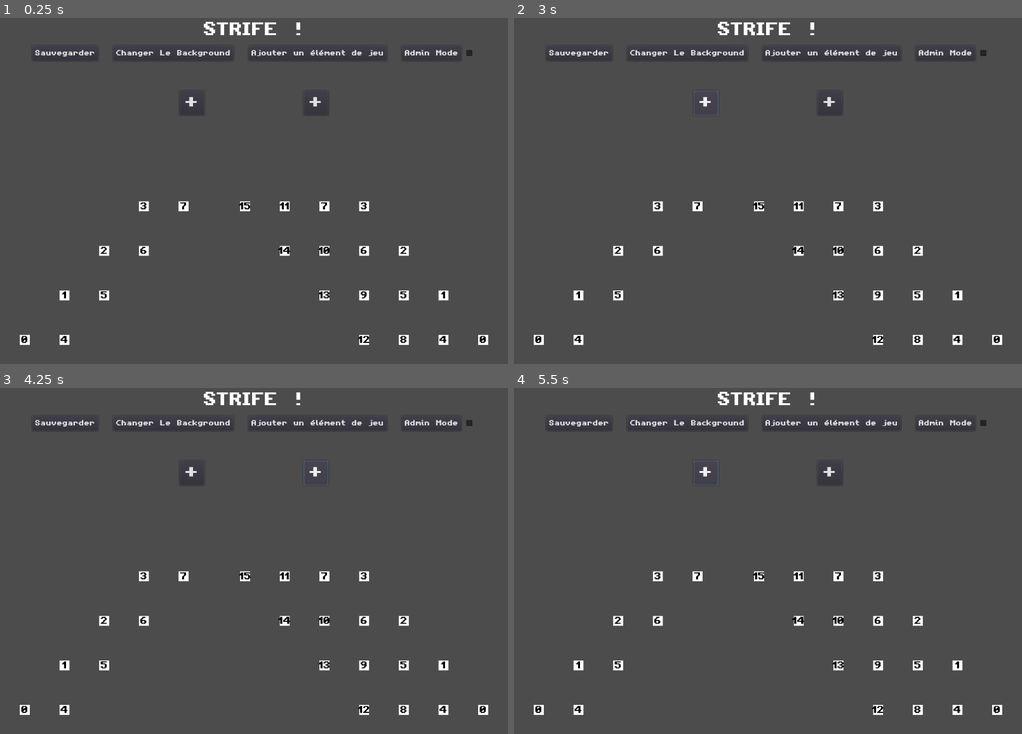
Above: before the commit, frames 1-4 (two rows, left to right).
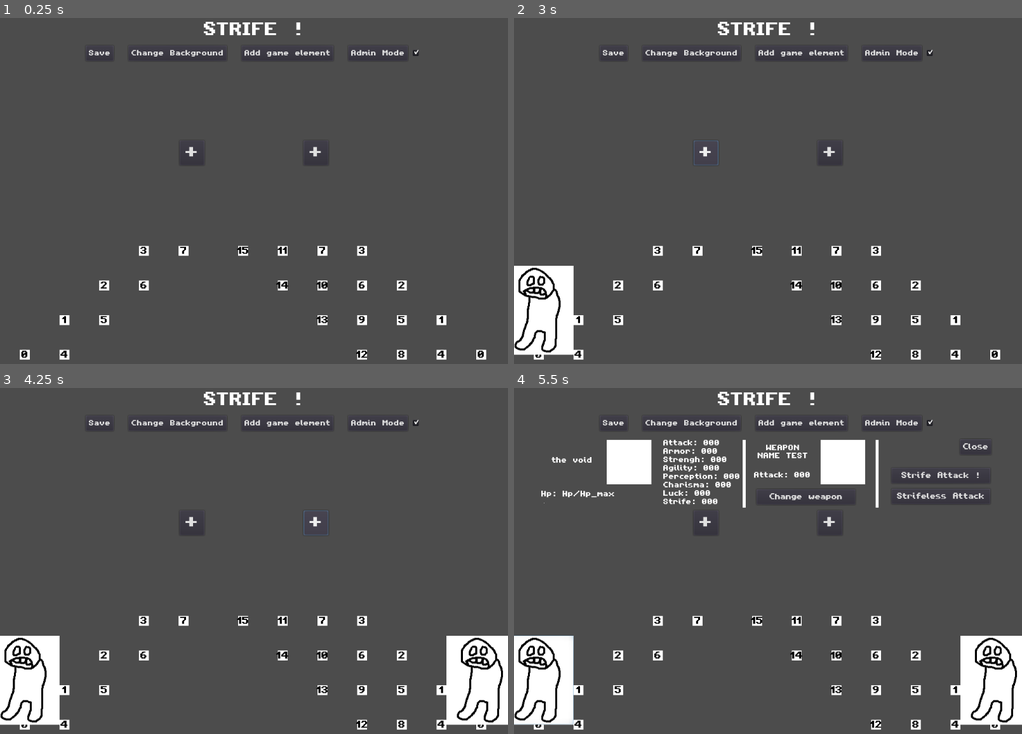
Above: after the commit, the same moments.

Repository: BrownieZoulou/SburbAdventure
Game: Godot game, scene res://Scenes/Strife.tscn
Two runs of this game, one before a commit and one after it. Both use one fixed random seed, a clock stepped at 60 frames per second and the inputs below. The project has no main scene, so this scene is started directly.
Inputs (mouse positions are in pixels of both pictures, inside the frame that each line leads up to):
- Up to frame 1 (0.25 s): no input
- Up to frame 2 (3 s): click "Sauvegarder" (after the commit: "Save") at 0.5 s; click "Changer Le Background" (after the commit: "Change Background") at 1.25 s; click "Ajouter un élément de jeu" (after the commit: "Add game element") at 2 s; click "+" at 2.75 s
- Up to frame 3 (4.25 s): click "+" at 3.5 s
- Up to frame 4 (5.5 s): click (539, 678) at 4.27 s; click "+" (after the commit: "Change weapon") at 5 s

The runs differ from the first frame. In frame 1, 3.4% of the frame differs, in the area x 3-97%, y 9-99%; in frame 2, 6.3%; in frame 3, 9.2%; in frame 4, 14%, in the area x 0-100%, y 9-99%.

Commit message:
creating entity and fixing strife_scene

Diff:
--- /dev/null
+++ b/Nodes/Entity/Entity.gd
@@ -0,0 +1,33 @@
+extends Node2D
+
+onready var strife_scene = get_tree().get_current_scene()
+
+var entity_name = "the void"
+var profile_pic = ""
+var hp = 1
+var attack = 1
+var armor = 1
+var weapon = "void weapon"
+var weapon_profile_pic = ""
+var weapon_attack = 1
+var strengh = 1
+var perception = 1
+var agility = 1
+var charisma = 1
+var luck = 1
+var strife = 1
+
+func _ready():
+	z_index = global_position.y
+
+func Attack(target) :
+	target.GetHit(attack)
+
+func AttackWithWeapon(target) :
+	target.GetHit(attack + weapon_attack)
+
+func GetHit(damage) :
+	if(damage - armor > 0) : hp -= (damage - armor)
+
+func _on_Button_button_down():
+	strife_scene.Toggle_entity_focus(self)
--- /dev/null
+++ b/Nodes/Entity/Entity.tscn
@@ -0,0 +1,20 @@
+[gd_scene load_steps=3 format=2]
+
+[ext_resource path="res://Nodes/Entity/Entity.gd" type="Script" id=1]
+[ext_resource path="res://Sprites/VoidSprite.png" type="Texture" id=2]
+
+[node name="Entity" type="Node2D"]
+script = ExtResource( 1 )
+
+[node name="Sprite" type="Sprite" parent="."]
+texture = ExtResource( 2 )
+centered = false
+offset = Vector2( -70, -180 )
+
+[node name="Button" type="Button" parent="."]
+margin_left = -68.0
+margin_top = -181.0
+margin_right = 70.0
+margin_bottom = -1.0
+flat = true
+[connection signal="button_down" from="Button" to="." method="_on_Button_button_down"]
--- /dev/null
+++ b/Nodes/Entity/EntityShower.tscn
@@ -0,0 +1,197 @@
+[gd_scene load_steps=6 format=2]
+
+[ext_resource path="res://Scenes/EntityShower.gd" type="Script" id=1]
+[ext_resource path="res://Ressources/Fonts/amiga4ever.ttf" type="DynamicFontData" id=2]
+[ext_resource path="res://Sprites/PlaceHolder.png" type="Texture" id=3]
+
+[sub_resource type="DynamicFont" id=1]
+size = 12
+font_data = ExtResource( 2 )
+
+[sub_resource type="DynamicFont" id=2]
+size = 13
+font_data = ExtResource( 2 )
+
+[node name="EntityShower" type="Control"]
+editor/display_folded = true
+visible = false
+anchor_right = 1.0
+margin_top = 123.78
+margin_bottom = 264.78
+script = ExtResource( 1 )
+
+[node name="Name" type="Label" parent="."]
+margin_left = 60.4184
+margin_top = 18.8266
+margin_right = 176.418
+margin_bottom = 63.8266
+custom_fonts/font = SubResource( 1 )
+text = "NAME TEST TESTIDILI TES"
+align = 1
+valign = 1
+autowrap = true
+
+[node name="HealthPoint" type="Label" parent="."]
+margin_left = 55.0308
+margin_top = 103.346
+margin_right = 203.031
+margin_bottom = 117.346
+custom_fonts/font = SubResource( 1 )
+text = "Hp: Hp/Hp_max"
+
+[node name="Healthbar" type="TextureProgress" parent="."]
+margin_left = 60.0308
+margin_top = 126.775
+margin_right = 276.031
+margin_bottom = 133.775
+texture_under = ExtResource( 3 )
+texture_progress = ExtResource( 3 )
+
+[node name="ProfilePic" type="TextureRect" parent="."]
+anchor_bottom = 1.0
+margin_left = 187.457
+margin_right = 277.457
+margin_bottom = -51.0
+texture = ExtResource( 3 )
+expand = true
+
+[node name="StatContainer" type="VBoxContainer" parent="."]
+editor/display_folded = true
+anchor_left = 0.5
+anchor_right = 0.5
+anchor_bottom = 1.0
+margin_left = -210.872
+margin_right = -50.8716
+margin_bottom = -1.52588e-005
+
+[node name="Attack" type="Label" parent="StatContainer"]
+margin_right = 160.0
+margin_bottom = 13.0
+custom_fonts/font = SubResource( 1 )
+text = "Attack: 000"
+
+[node name="Armor" type="Label" parent="StatContainer"]
+margin_top = 17.0
+margin_right = 160.0
+margin_bottom = 30.0
+custom_fonts/font = SubResource( 1 )
+text = "Armor: 000"
+
+[node name="Strengh" type="Label" parent="StatContainer"]
+margin_top = 34.0
+margin_right = 160.0
+margin_bottom = 47.0
+custom_fonts/font = SubResource( 1 )
+text = "Strengh: 000"
+
+[node name="Agility" type="Label" parent="StatContainer"]
+margin_top = 51.0
+margin_right = 160.0
+margin_bottom = 64.0
+custom_fonts/font = SubResource( 1 )
+text = "Agility: 000"
+
+[node name="Perception" type="Label" parent="StatContainer"]
+margin_top = 68.0
+margin_right = 160.0
+margin_bottom = 81.0
+custom_fonts/font = SubResource( 1 )
+text = "Perception: 000"
+
+[node name="Charisma" type="Label" parent="StatContainer"]
+margin_top = 85.0
+margin_right = 160.0
+margin_bottom = 98.0
+custom_fonts/font = SubResource( 1 )
+text = "Charisma: 000"
+
+[node name="Luck" type="Label" parent="StatContainer"]
+margin_top = 102.0
+margin_right = 160.0
+margin_bottom = 115.0
+custom_fonts/font = SubResource( 1 )
+text = "Luck: 000"
+
+[node name="Strife" type="Label" parent="StatContainer"]
+margin_top = 119.0
+margin_right = 160.0
+margin_bottom = 132.0
+custom_fonts/font = SubResource( 1 )
+text = "Strife: 000"
+
+[node name="Separator" type="TextureRect" parent="."]
+anchor_bottom = 1.0
+margin_left = 460.763
+margin_right = 466.763
+margin_bottom = -4.0
+texture = ExtResource( 3 )
+expand = true
+
+[node name="WeaponName" type="Label" parent="."]
+margin_left = 479.195
+margin_top = 10.0
+margin_right = 605.195
+margin_bottom = 57.0
+custom_fonts/font = SubResource( 1 )
+text = "WEAPON NAME TEST"
+align = 1
+autowrap = true
+clip_text = true
+
+[node name="WeaponAttack" type="Label" parent="."]
+margin_left = 483.708
+margin_top = 65.0
+margin_right = 597.708
+margin_bottom = 79.0
+custom_fonts/font = SubResource( 1 )
+text = "Attack: 000"
+align = 1
+
+[node name="WeaponProfilePic" type="TextureRect" parent="."]
+anchor_bottom = 1.0
+margin_left = 617.501
+margin_right = 707.501
+margin_bottom = -51.0
+texture = ExtResource( 3 )
+expand = true
+
+[node name="Button" type="Button" parent="."]
+margin_left = 489.471
+margin_top = 100.0
+margin_right = 688.471
+margin_bottom = 131.0
+custom_fonts/font = SubResource( 2 )
+text = "Change weapon"
+
+[node name="Separator2" type="TextureRect" parent="."]
+anchor_bottom = 1.0
+margin_left = 728.752
+margin_right = 734.752
+margin_bottom = -4.0
+texture = ExtResource( 3 )
+expand = true
+
+[node name="Close" type="Button" parent="."]
+margin_left = 899.166
+margin_top = -1.0
+margin_right = 962.166
+margin_bottom = 30.0
+custom_fonts/font = SubResource( 2 )
+text = "Close"
+
+[node name="StrifeAttack" type="Button" parent="."]
+margin_left = 760.735
+margin_top = 56.6735
+margin_right = 959.735
+margin_bottom = 87.6735
+custom_fonts/font = SubResource( 2 )
+text = "Strife Attack !"
+
+[node name="StrifelessAttack" type="Button" parent="."]
+margin_left = 760.735
+margin_top = 98.6848
+margin_right = 959.735
+margin_bottom = 129.685
+custom_fonts/font = SubResource( 2 )
+text = "Strifeless Attack"
+[connection signal="button_down" from="Close" to="." method="_on_Close_button_down"]
--- a/Nodes/PositionManager.gd
+++ b/Nodes/PositionManager.gd
@@ -6,7 +6,7 @@
 var i2 = 0
 
 export var h_separation = 80
-export var v_separation = 90
+export var v_separation = 70
 
 export(PackedScene) var Position_node
 
@@ -17,7 +17,7 @@
 		$KidPositions.add_child(new_kid_position)
 		$KidPositions.get_child(i1).position.x += (h_separation*((i1%4) + int(i1/4)))
 		$KidPositions.get_child(i1).position.y += (-v_separation*(i1%4))
-		print("kid position " + String(i1) + " : " + String($KidPositions.get_child(i1).position))
+
 
 	for i2 in range(16) :
 		var new_mob_position = Position_node.instance()
@@ -25,4 +25,3 @@
 		$MobPositions.add_child(new_mob_position)
 		$MobPositions.get_child(i2).position.x += (-h_separation*((i2%4) + int(i2/4)))
 		$MobPositions.get_child(i2).position.y += (-v_separation*(i2%4))
-		print("mob position " + String(i2) + " : " + String($MobPositions.get_child(i2).position))
--- a/Nodes/PositionManager.tscn
+++ b/Nodes/PositionManager.tscn
@@ -11,4 +11,4 @@
 position = Vector2( 50, 0 )
 
 [node name="MobPositions" type="Position2D" parent="."]
-position = Vector2( 974, 0 )
+position = Vector2( 970, 0 )
--- /dev/null
+++ b/Scenes/EntityShower.gd
@@ -0,0 +1,14 @@
+extends Control
+
+func Toggle_visibility(is_entity_focused, entity_focused, is_admin_mode) :
+	if(is_entity_focused) :
+		if(is_admin_mode) :
+			$Name.text = String(entity_focused.get("entity_name"))
+		else :
+			pass
+		self.visible = true
+	else :
+		self.visible = false
+
+func _on_Close_button_down():
+	self.visible = false
--- /dev/null
+++ b/Scenes/Strife.gd
@@ -0,0 +1,37 @@
+extends Node2D
+
+export(PackedScene) var Entity_node
+
+var kids = [] #tableau de kids
+var mobs = [] #tableau de mobs
+
+var is_admin_mode = true
+var is_entity_focused
+var entity_focused
+var attack_is_ongoing
+
+func _on_AddMob_button_down():
+	if(mobs.size()<16) :
+		var new_entity = Entity_node.instance()
+		var new_entity_position =  $PositionManager/MobPositions.get_child(mobs.size()).global_position
+		mobs.insert(mobs.size(), new_entity)
+		new_entity.global_position = new_entity_position
+		get_tree().get_root().add_child(new_entity)
+
+
+func _on_AddKid_button_down():
+	if(kids.size()<8) :
+		var new_entity = Entity_node.instance()
+		var new_entity_position =  $PositionManager/KidPositions.get_child(kids.size()).global_position
+		kids.insert(kids.size(), new_entity)
+		new_entity.global_position = new_entity_position
+		get_tree().get_root().add_child(new_entity)
+
+func Toggle_entity_focus(e) :
+	if(entity_focused == e) :
+		is_entity_focused = false
+		entity_focused = null
+	else :
+		entity_focused = e
+		is_entity_focused = true
+	$CanvasLayer/EntityShower.Toggle_visibility(is_entity_focused, entity_focused, is_admin_mode)
--- a/Scenes/Strife.tscn
+++ b/Scenes/Strife.tscn
@@ -1,21 +1,30 @@
-[gd_scene load_steps=6 format=2]
+[gd_scene load_steps=9 format=2]
 
-[ext_resource path="res://Ressources/Fonts/amiga4ever.ttf" type="DynamicFontData" id=1]
-[ext_resource path="res://Nodes/PositionManager.tscn" type="PackedScene" id=2]
+[ext_resource path="res://Scenes/Strife.gd" type="Script" id=1]
+[ext_resource path="res://Nodes/Entity/Entity.tscn" type="PackedScene" id=2]
+[ext_resource path="res://Nodes/PositionManager.tscn" type="PackedScene" id=3]
+[ext_resource path="res://Ressources/Fonts/amiga4ever.ttf" type="DynamicFontData" id=4]
+[ext_resource path="res://Nodes/Entity/EntityShower.tscn" type="PackedScene" id=5]
 
 [sub_resource type="DynamicFont" id=1]
 size = 30
-font_data = ExtResource( 1 )
+font_data = ExtResource( 4 )
 
 [sub_resource type="DynamicFont" id=2]
 size = 12
-font_data = ExtResource( 1 )
+font_data = ExtResource( 4 )
 
 [sub_resource type="DynamicFont" id=3]
 size = 30
-font_data = ExtResource( 1 )
+font_data = ExtResource( 4 )
 
 [node name="Strife" type="Node2D"]
+script = ExtResource( 1 )
+Entity_node = ExtResource( 2 )
+
+[node name="PositionManager" parent="." instance=ExtResource( 3 )]
+editor/display_folded = true
+position = Vector2( 0, 700.334 )
 
 [node name="CanvasLayer" type="CanvasLayer" parent="."]
 
@@ -30,6 +39,7 @@
 autowrap = true
 
 [node name="BtnContainer" type="HBoxContainer" parent="CanvasLayer"]
+editor/display_folded = true
 anchor_right = 1.0
 margin_top = 75.327
 margin_bottom = 106.327
@@ -37,32 +47,32 @@
 alignment = 1
 
 [node name="SaveBtn" type="Button" parent="CanvasLayer/BtnContainer"]
-margin_left = 65.0
-margin_right = 198.0
+margin_left = 173.0
+margin_right = 229.0
 margin_bottom = 31.0
 custom_fonts/font = SubResource( 2 )
 custom_constants/hseparation = 0
-text = "Sauvegarder"
+text = "Save"
 
 [node name="ChangeBackgroundBtn" type="Button" parent="CanvasLayer/BtnContainer"]
-margin_left = 228.0
-margin_right = 471.0
+margin_left = 259.0
+margin_right = 457.0
 margin_bottom = 31.0
 custom_fonts/font = SubResource( 2 )
 custom_constants/hseparation = 0
-text = "Changer Le Background"
+text = "Change Background"
 
 [node name="AddElementBtn" type="Button" parent="CanvasLayer/BtnContainer"]
-margin_left = 501.0
-margin_right = 780.0
+margin_left = 487.0
+margin_right = 672.0
 margin_bottom = 31.0
 custom_fonts/font = SubResource( 2 )
 custom_constants/hseparation = 0
-text = "Ajouter un élément de jeu"
+text = "Add game element"
 
 [node name="HBoxContainer" type="HBoxContainer" parent="CanvasLayer/BtnContainer"]
-margin_left = 810.0
-margin_right = 958.0
+margin_left = 702.0
+margin_right = 850.0
 margin_bottom = 31.0
 
 [node name="ToggleAdminModBtn" type="Button" parent="CanvasLayer/BtnContainer/HBoxContainer"]
@@ -76,17 +86,19 @@
 margin_left = 124.0
 margin_right = 148.0
 margin_bottom = 31.0
+pressed = true
 
 [node name="AddEntityContainer" type="HBoxContainer" parent="CanvasLayer"]
+editor/display_folded = true
 anchor_top = 0.5
 anchor_right = 1.0
 anchor_bottom = 0.5
-margin_top = -194.389
-margin_bottom = -144.389
+margin_top = -93.0002
+margin_bottom = -43.0002
 custom_constants/separation = 200
 alignment = 1
 
-[node name="Button" type="Button" parent="CanvasLayer/AddEntityContainer"]
+[node name="AddKid" type="Button" parent="CanvasLayer/AddEntityContainer"]
 margin_left = 362.0
 margin_right = 412.0
 margin_bottom = 50.0
@@ -94,7 +106,7 @@
 custom_fonts/font = SubResource( 3 )
 text = "+"
 
-[node name="Button2" type="Button" parent="CanvasLayer/AddEntityContainer"]
+[node name="AddMob" type="Button" parent="CanvasLayer/AddEntityContainer"]
 margin_left = 612.0
 margin_right = 662.0
 margin_bottom = 50.0
@@ -102,5 +114,24 @@
 custom_fonts/font = SubResource( 3 )
 text = "+"
 
-[node name="PositionManager" parent="." instance=ExtResource( 2 )]
-position = Vector2( 0, 670 )
+[node name="EntityShower" parent="CanvasLayer" instance=ExtResource( 5 )]
+
+[node name="Control" type="Control" parent="CanvasLayer"]
+anchor_right = 1.0
+margin_top = 123.0
+margin_bottom = 250.0
+
+[node name="HBoxContainer" type="HBoxContainer" parent="CanvasLayer/Control"]
+anchor_right = 1.0
+anchor_bottom = 1.0
+
+[node name="VBoxContainer" type="VBoxContainer" parent="CanvasLayer/Control/HBoxContainer"]
+margin_bottom = 127.0
+
+[node name="TextureRect" type="TextureRect" parent="CanvasLayer/Control/HBoxContainer/VBoxContainer"]
+
+[node name="Label" type="Label" parent="CanvasLayer/Control/HBoxContainer/VBoxContainer"]
+margin_top = 4.0
+margin_bottom = 18.0
+[connection signal="button_down" from="CanvasLayer/AddEntityContainer/AddKid" to="." method="_on_AddKid_button_down"]
+[connection signal="button_down" from="CanvasLayer/AddEntityContainer/AddMob" to="." method="_on_AddMob_button_down"]
--- a/project.godot
+++ b/project.godot
@@ -23,6 +23,14 @@
 window/size/height=720
 window/size/resizable=false
 
+[input]
+
+left_click={
+"deadzone": 0.5,
+"events": [ Object(InputEventMouseButton,"resource_local_to_scene":false,"resource_name":"","device":0,"alt":false,"shift":false,"control":false,"meta":false,"command":false,"button_mask":0,"position":Vector2( 0, 0 ),"global_position":Vector2( 0, 0 ),"factor":1.0,"button_index":1,"pressed":false,"doubleclick":false,"script":null)
+ ]
+}
+
 [rendering]
 
 environment/default_environment="res://default_env.tres"
Binary file added: Sprites/VoidSprite.png
Not shown, added: Sprites/VoidSprite.png.import
